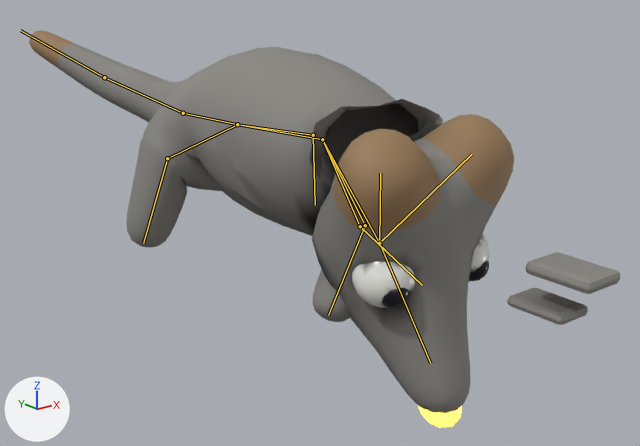
Before and after pictures for a commit that changed the glTF model public/models/yamabikogitsune.glb.
Both versions are drawn from a 50 mm lens placed at (-0.677, -0.865, 0.444), pointed at (0.043, 0.035, 0.084). Arrows for +X, +Y and +Z are at lower left; the lights stay in place. The picture after the commit comes second. Both versions are drawn at frame 16 of the action 'die'; the numbers are the values there. The bones that change, and the others that lie on the model, are drawn over the model as lines.

Objects in the first picture: 'yamabikogitsune'.
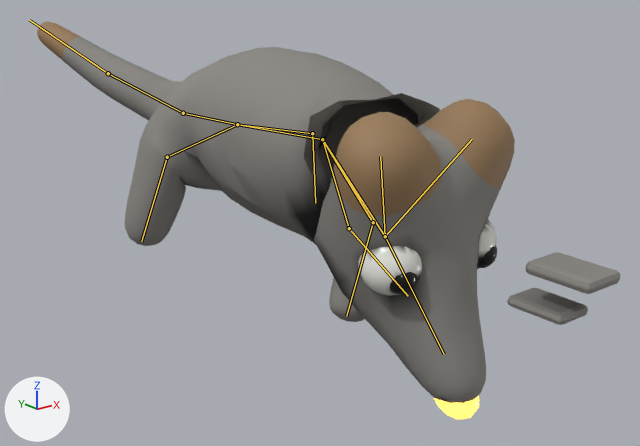
Location of each change, (x1, y1, x2, y2) in pixels of the pictures (640 x 446 px):
'yamabikogitsune', posed: before (29, 30, 620, 428); after (37, 22, 620, 419)
bone 'chest-neck', root to tip: before (322, 139) to (379, 243); after (322, 139) to (385, 236)
bone 'chest-hipF.L', root to tip: before (322, 139) to (365, 225); after (322, 139) to (373, 222)
bone 'chest-hipF.R', root to tip: before (322, 139) to (360, 226); after (322, 139) to (349, 228)

The edits, one by one:
Bone 'chest-neck' (bone_chest_neck) turns from (37, 0, 0) to (32, 0, 0) degrees about its own x, y and z.
Bone 'hip-tail1' (bone_hip_tail1) turns from (0, -46, 0) to (0, -39, 0) degrees about its own x, y and z.
Bone 'chest-hipF.L' (bone_chest_hipf_l) turns from (-48, 0, 0) to (-41, 0, 0) degrees about its own x, y and z.
Bone 'chest-hipF.R' (bone_chest_hipf_r) turns from (-48, 0, 0) to (-41, 0, 0) degrees about its own x, y and z.
